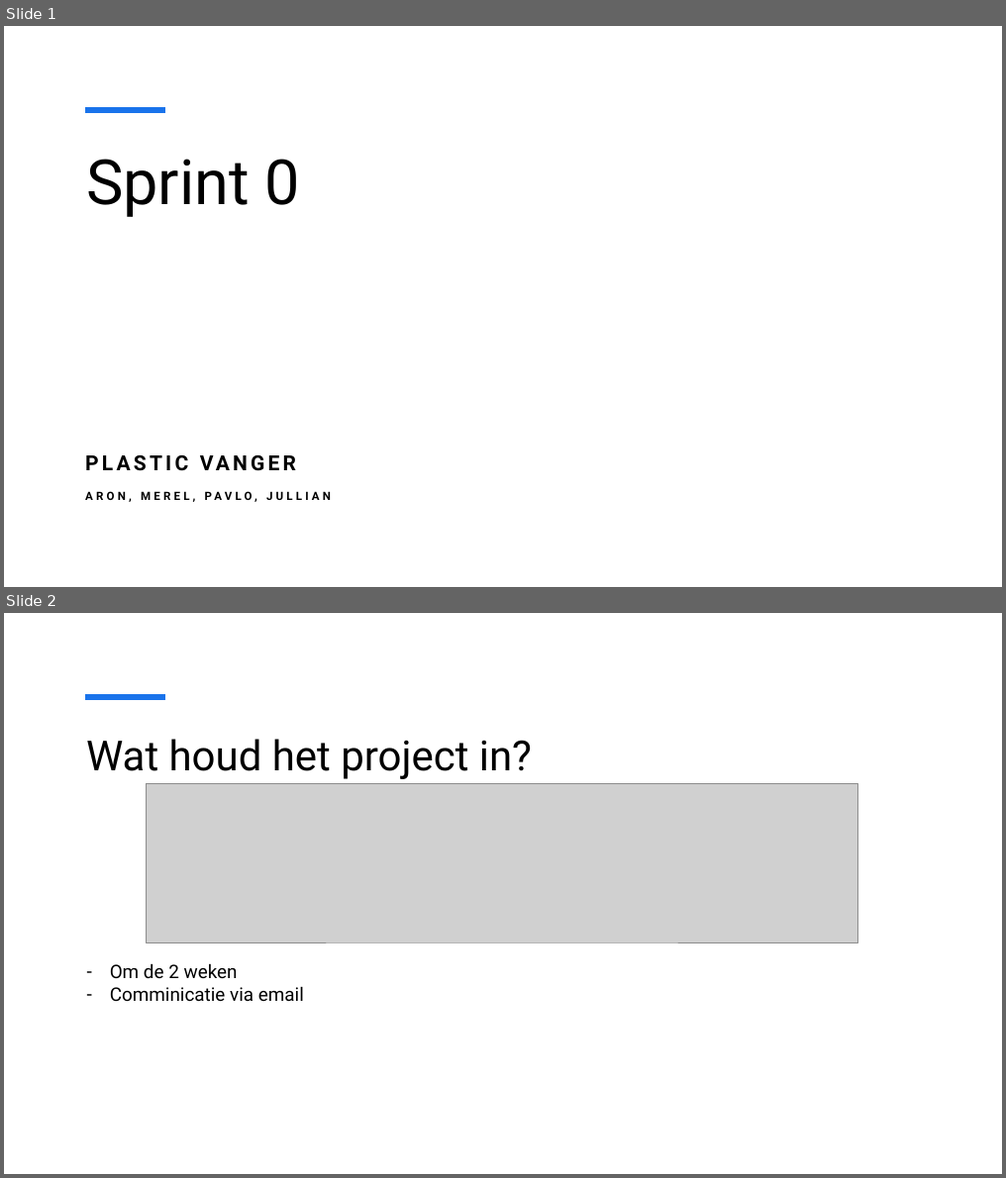
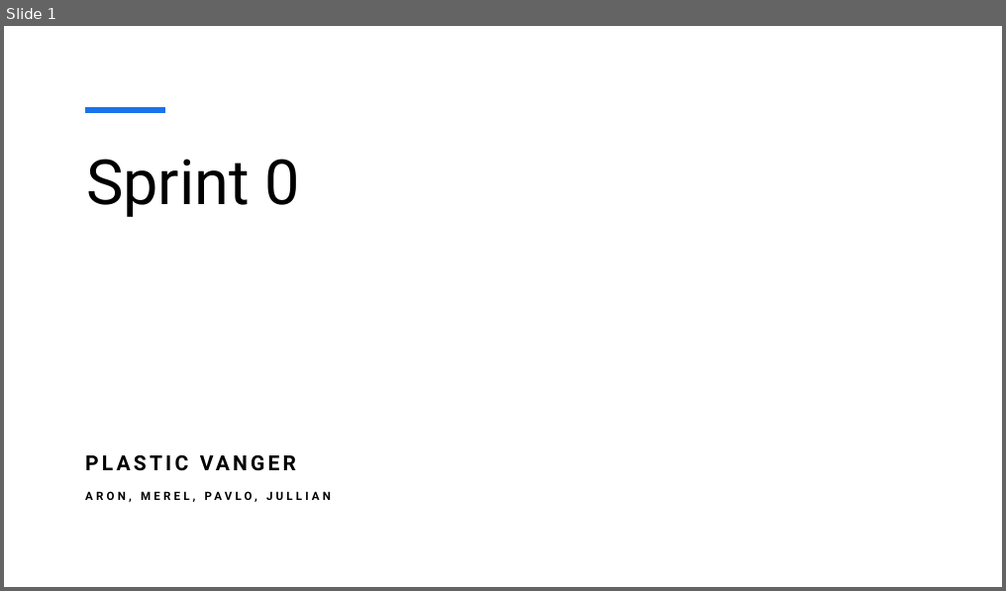
Before and after one commit to merelvdleeden/plastic_vanger, a slide deck: documentatie/scrum presentaties/sprint 0 plasticvanger.pptx. Shown one above the other, each under a label of ours: slides 1 and 2 before the commit, slide 1 after it. The pictures are 1006x1178 and 1006x591 pixels, drawn with LibreOffice and Linux fonts; fonts in the diff are those of the drawing; grey boxes stand for pictures. Boxes give left, top, right and bottom in pixels: in the first picture for what was removed or moved away, otherwise in the second. Text is boxed around its words. In the diff, an @@ line names an element or a change of style, - is before the commit and + after.

```diff
--- a/documentatie/scrum presentaties/sprint 0 plasticvanger.pptx
+++ b/documentatie/scrum presentaties/sprint 0 plasticvanger.pptx
@@ slide 2 removed at bbox=[4, 613, 1002, 1174], background #FFFFFF; not listed: 1 template element that a slide beside it also shows @@
@@ title removed at bbox=[86, 739, 532, 779] @@
-Wat houd het project in?
@@ picture removed at bbox=[147, 783, 858, 943] @@
@@ text removed at bbox=[110, 963, 304, 1002] @@
-– Om de 2 weken
-– Comminicatie via email
```
Also in this commit, not shown: 5 slides changed, 1 slide added.
